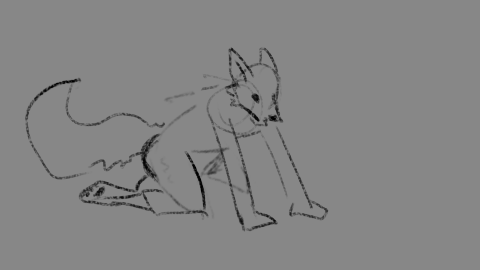
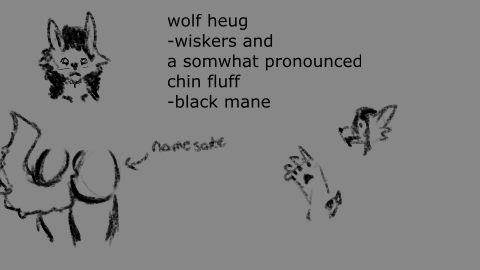
Layer changes from the first 480 x 270 image to the second:
showed "Paint Layer 46" over <box>0,11,398,249</box>
hid "Paint Layer 47", painted on it over <box>0,11,398,249</box>
painted on "Paint Layer 45" over <box>0,11,398,249</box>
